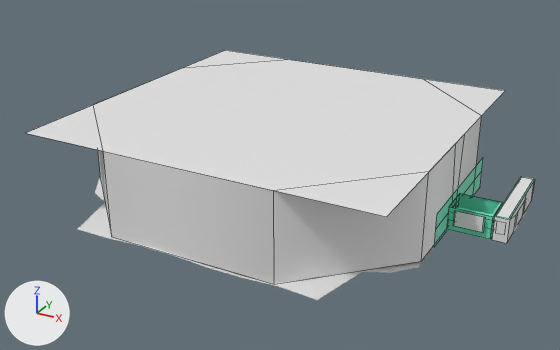
Renders of the Blender file WardrobeVR/Assets/Prefabs/Wardrobe.blend from each side of a commit.
The view is the same before and after, from a 50 mm camera at (17.5, -84.9, 41.5) aimed at (-27.2, -3.7, 0.9). Every picture has the same lights, and +X, +Y and +Z are marked at lower left. Mesh edges are drawn as thin lines on the coarser meshes.

The older version as bpy lines, for what is in view:
```python
me_cube_007 = bpy.data.meshes.new('Cube.007')
me_cube_007.from_pydata(...)  # 910 vertices, 1390 faces; spans x -23.7..23.0, y -11.2..11.3, z -0.4..0.1
me_cube_007.polygons.foreach_set('use_smooth', [True] * 1390)
me_cube_009 = bpy.data.meshes.new('Cube.009')
me_cube_009.from_pydata(...)  # 10 vertices, 3 faces; spans x -1.01, y -2.33..4.12, z -1.0..0.92
me_cube_009.materials.append(mat_material)  # green #6ce7c0
me_cube_012 = bpy.data.meshes.new('Cube.012')
me_cube_012.from_pydata(...)  # 6 vertices, 1 face; spans x -46.5..-0.6, y -11.7..10.5, z 3.4
me_cube_012.polygons.foreach_set('use_smooth', [True] * 1)
me_cube_013 = bpy.data.meshes.new('Cube.013')
me_cube_013.from_pydata(...)  # 22 vertices, 10 faces; spans x -46.5..-0.6, y -11.7..10.5, z -1.0..3.4
me_cube_013.polygons.foreach_set('use_smooth', [True] * 10)
me_cube_036 = bpy.data.meshes.new('Cube.036')
me_cube_036.from_pydata(...)  # 4 vertices, 1 face; spans x -0.92..0.92, y -0.92..0.92, z 1.0
me_cube_036.materials.append(mat_material)  # green #6ce7c0
ob_backside_barrier = bpy.data.objects.new('Backside Barrier', me_cube_009)
ob_backside_barrier.location = (-1.24, 0.0, 0.0)
ob_backside_barrier.scale = (3.75, 3.0, 2.25)
ob_roomceiling = bpy.data.objects.new('RoomCeiling', me_cube_036)
ob_roomceiling.location = (-2.37, 0.0, 0.02)
ob_roomceiling.scale = (2.62, 2.1, 1.57)
ob_roomceiling.hide_set(True)
ob_skydome = bpy.data.objects.new('SkyDome', me_cube_012)
ob_skydome.location = (-4.46, 0.0, 0.54)
ob_skydome.scale = (1.0, 2.0, 2.5)
ob_skydomewalls = bpy.data.objects.new('SkyDomeWalls', me_cube_013)
ob_skydomewalls.location = (-4.46, 0.0, 0.54)
ob_skydomewalls.scale = (1.0, 2.0, 2.5)
ob_snow = bpy.data.objects.new('Snow', me_cube_007)
ob_snow.location = (-28.01, -1.21, -1.56)
ob_snow.scale = (1.0, 2.0, 2.5)
# also in view: 'Outside Bilboard' at (-2.5, -2.5, -0.3); 'Hallway' at (1.3, 4.4, -0.6); 'Room' at (-2.4, -0.1, -0.6); 'Hallway Ceiling' at (1.3, 4.4, 1.0)
```
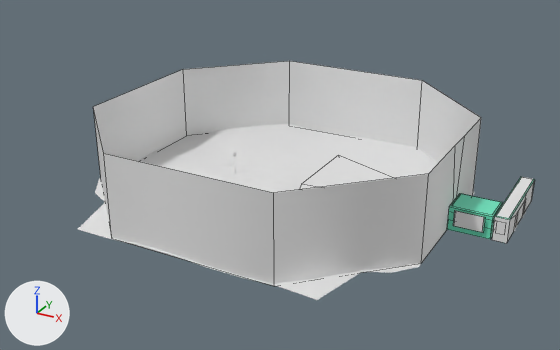
The change, as a list of edits to the scene's bpy script:
```text
Change me_cube_036:
    where me_cube_036.from_pydata(...)  # 4 vertices, 1 face; spans x -0.92..0.92, y -0.92..0.92, z 1.0
    used by ob_roomceiling; location = (-2.37, 0.0, 0.02); scale = (2.62, 2.1, 1.57)
    me_cube_036 part 1: the whole mesh is moved by (0.0, 0.0, -0.41)
Change ob_roomceiling:
    remove ob_roomceiling.hide_set(True)
Change ob_backside_barrier:
    add ob_backside_barrier.hide_set(True)
Change ob_skydome:
    ob_skydome.location: (-4.46, 0.0, 0.54) -> (-4.46, 0.0, 0.3)
    add ob_skydome.hide_set(True)
Change ob_skydomewalls:
    ob_skydomewalls.location: (-4.46, 0.0, 0.54) -> (-4.46, 0.0, 0.3)
```

Changed parts and their boxes (x1, y1, x2, y2) in the pictures (560 x 350 px):
'SkyDomeWalls', moved: before (96, 72, 482, 284); after (93, 61, 481, 286)
'SkyDome', hidden: before (27, 50, 505, 217)
'Backside Barrier', hidden (green): before (434, 158, 483, 247)
'RoomCeiling', shown (green): after (452, 194, 500, 215)
'Snow', unchanged, uncovered by the edit: before (78, 178, 434, 300); after (78, 124, 475, 300)
'Ceiling', unchanged, uncovered by the edit: after (299, 155, 392, 190)
